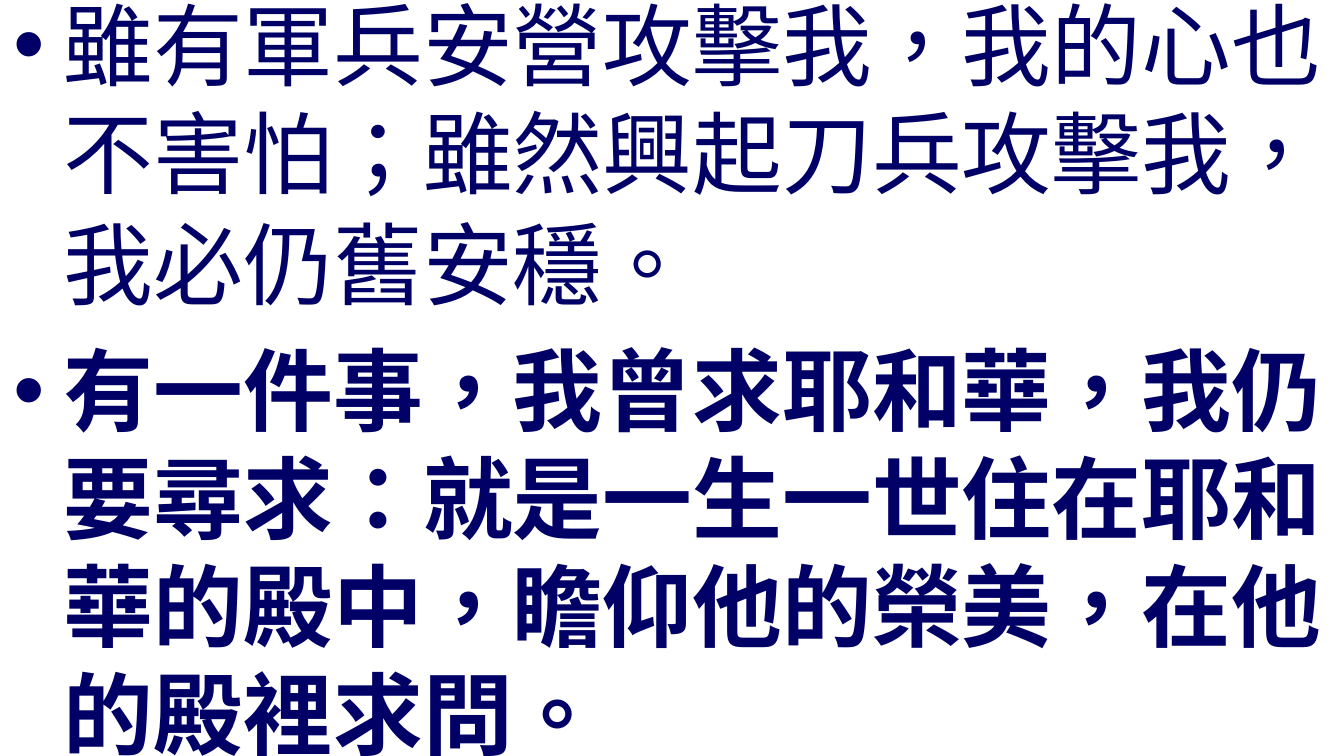
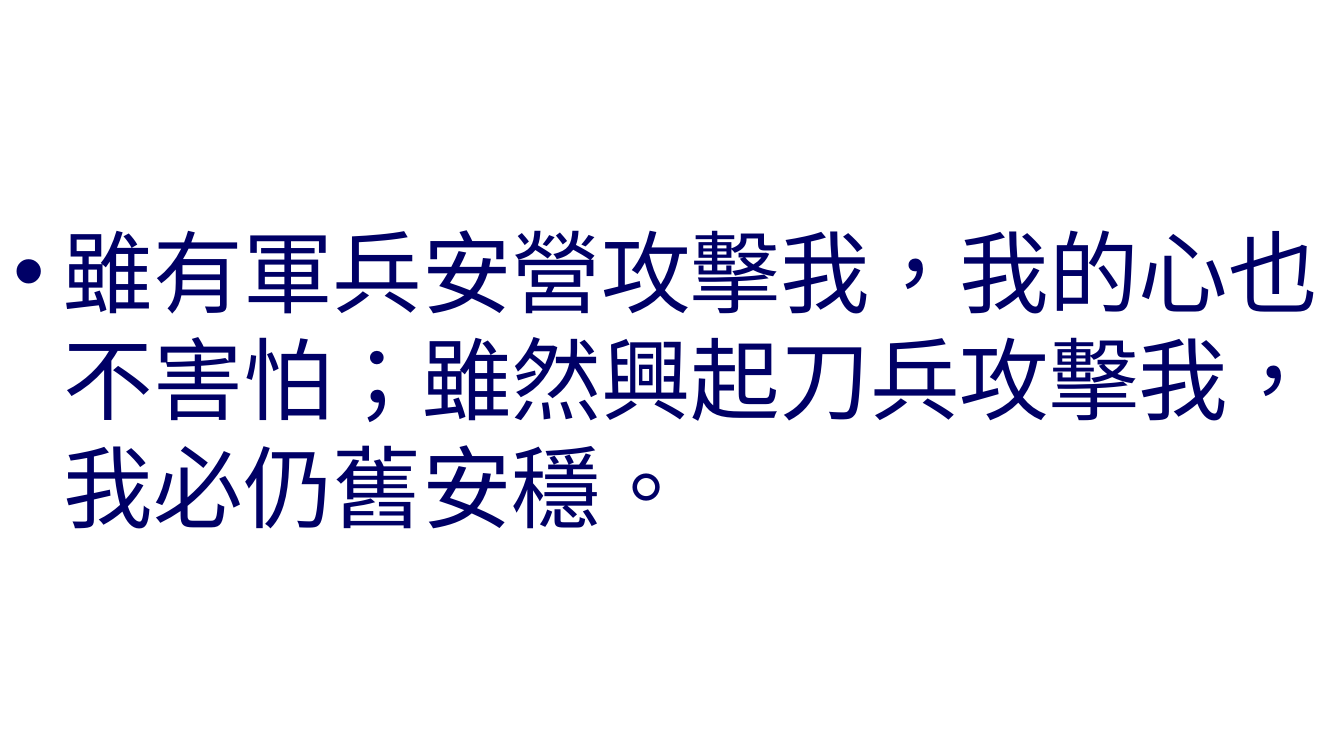
Before and after one commit to batisuoc/worship-resources, a slide deck: slide 3 of 63主是力量.pptx. Drawn at 1344x756 pixels with LibreOffice and Linux fonts; fonts in the diff are those of the drawing; background and template pictures are left out. Boxes give left, top, right and bottom in pixels: in the first picture for what was removed or moved away, otherwise in the second. Text is boxed around its words. In the diff, an @@ line names an element or a change of style, - is before the commit and + after.

```diff
--- a/63主是力量.pptx
+++ b/63主是力量.pptx
@@ text "雖有軍兵安營攻擊我，我的心也不害怕；雖然興起刀兵攻擊我，我必仍舊安穩。" at <box>64,230,1318,529</box>: size 48.1 to 48 pt @@
@@ text at <box>64,347,1321,756</box>: paragraph removed @@
-• 有一件事，我曾求耶和華，我仍要尋求：就是一生一世住在耶和華的殿中，瞻仰他的榮美，在他的殿裡求問。
```
Also in this commit, not shown: 2 other slides changed, 2 slides added, 1 other file.
